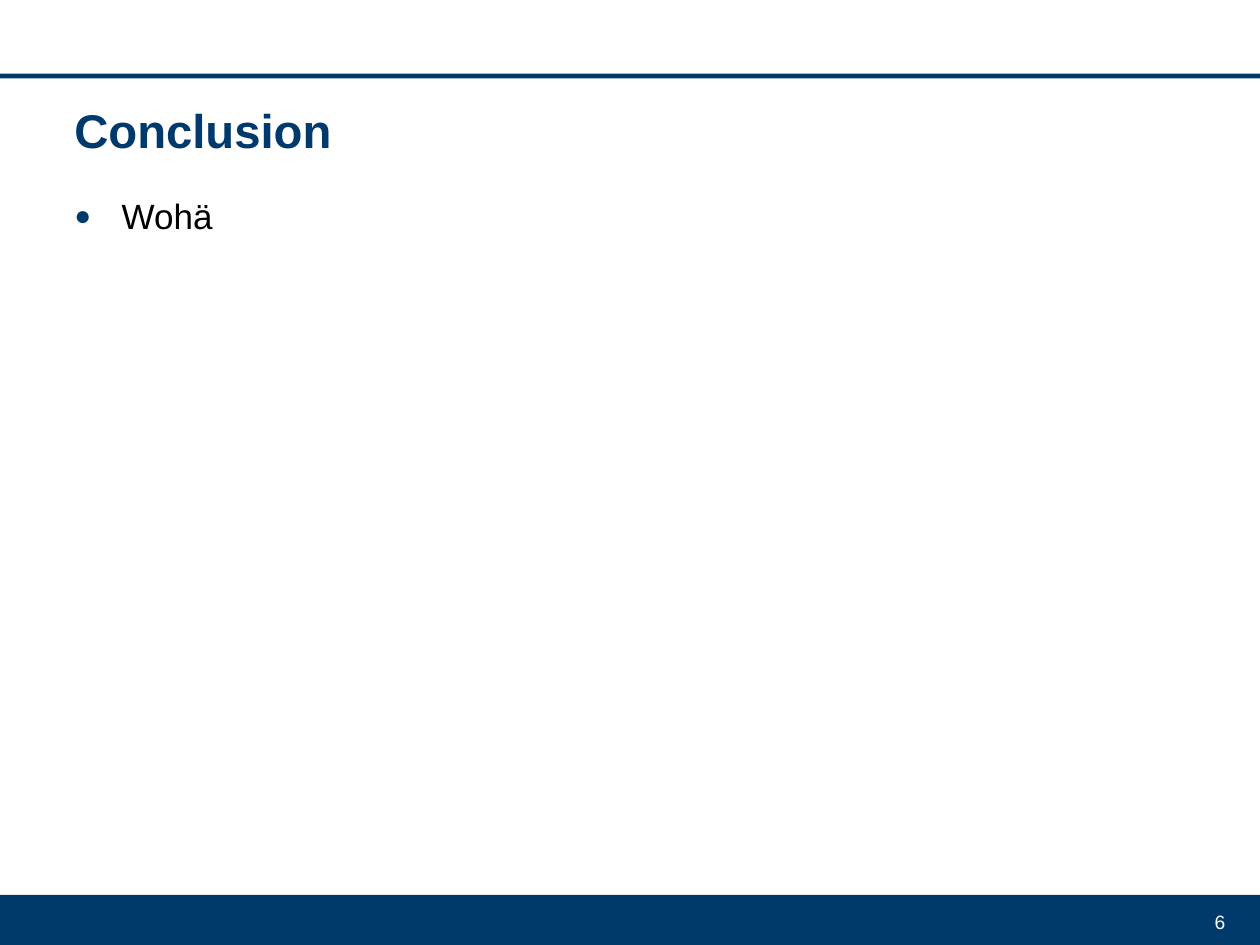
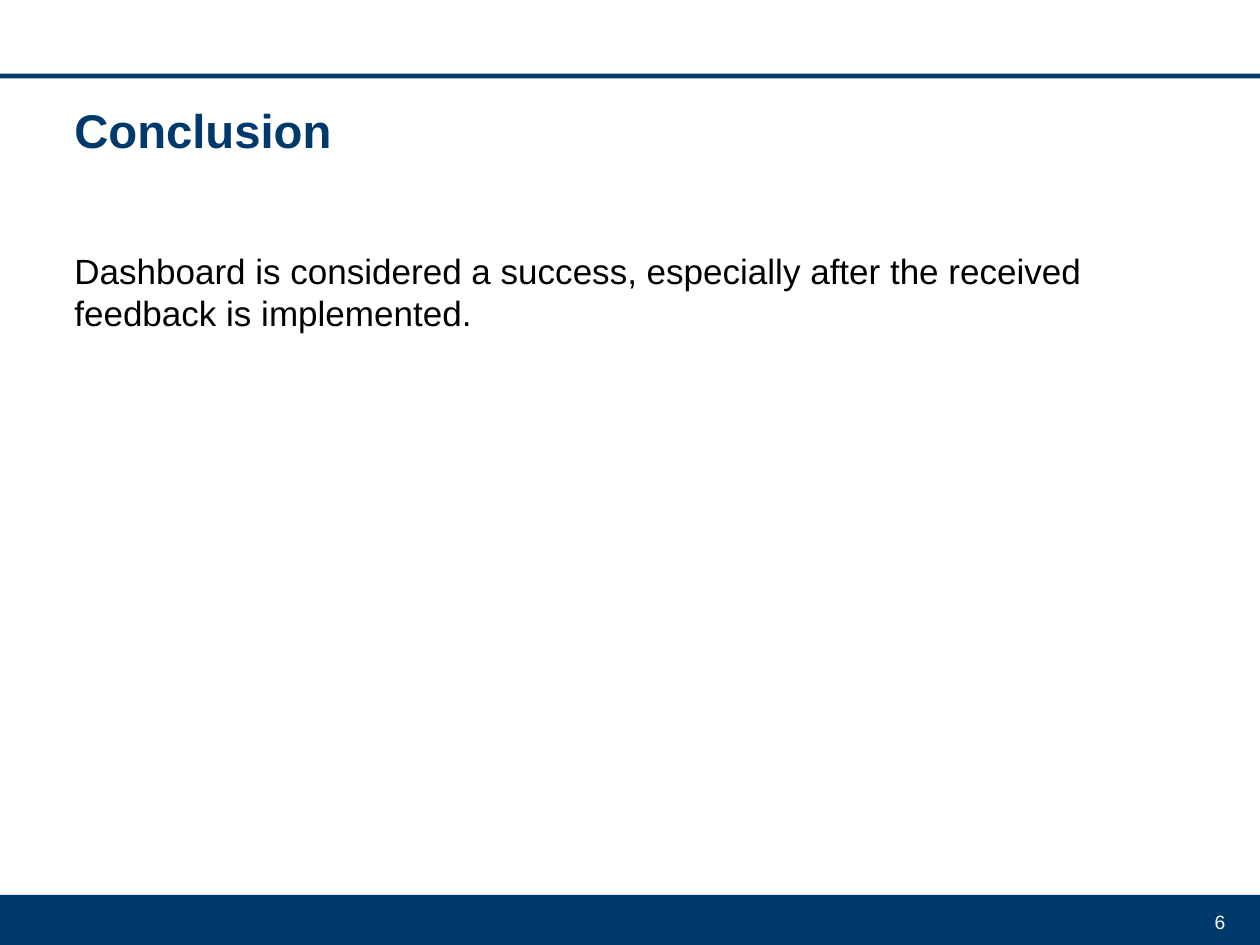
Before and after one commit to DrFab1/va_explainable_ai, a slide deck: slide 6 of VA_Projekt.ppt. Drawn at 1260x945 pixels with LibreOffice and Linux fonts; fonts in the diff are those of the drawing; background and template pictures are left out. Boxes give left, top, right and bottom in pixels: in the first picture for what was removed or moved away, otherwise in the second. Text is boxed around its words. In the diff, an @@ line names an element or a change of style, - is before the commit and + after.

```diff
--- a/VA_Projekt.ppt
+++ b/VA_Projekt.ppt
@@ text at bbox=[74, 258, 1080, 333]: text changed @@
-● Wohä
+Dashboard is considered a success, especially after the received feedback is implemented.
```
Also in this commit, not shown: 4 other slides changed.
